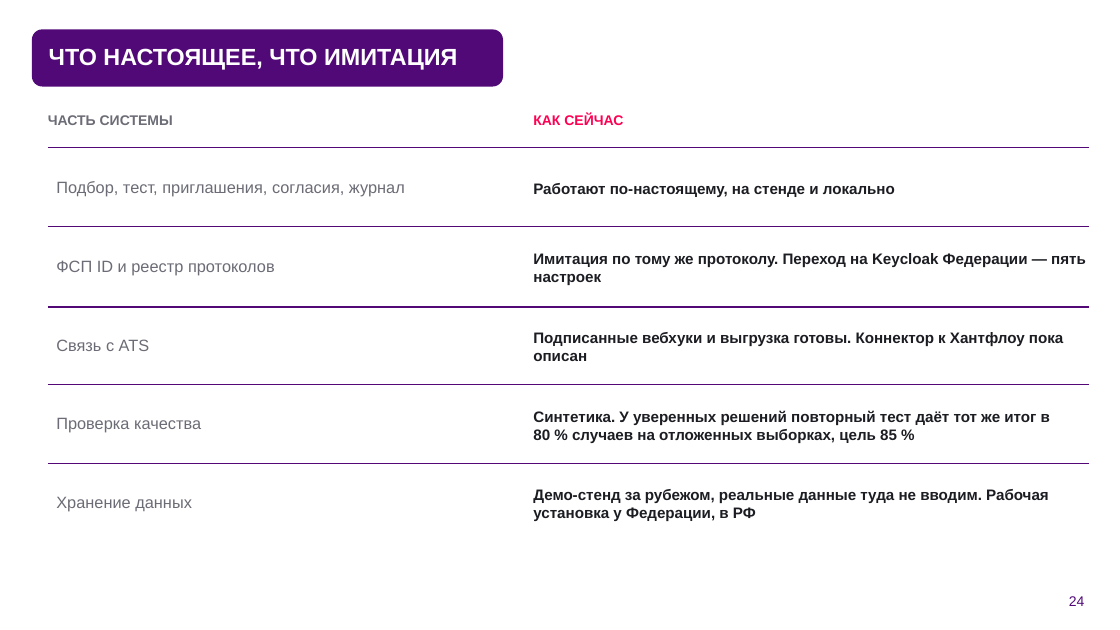
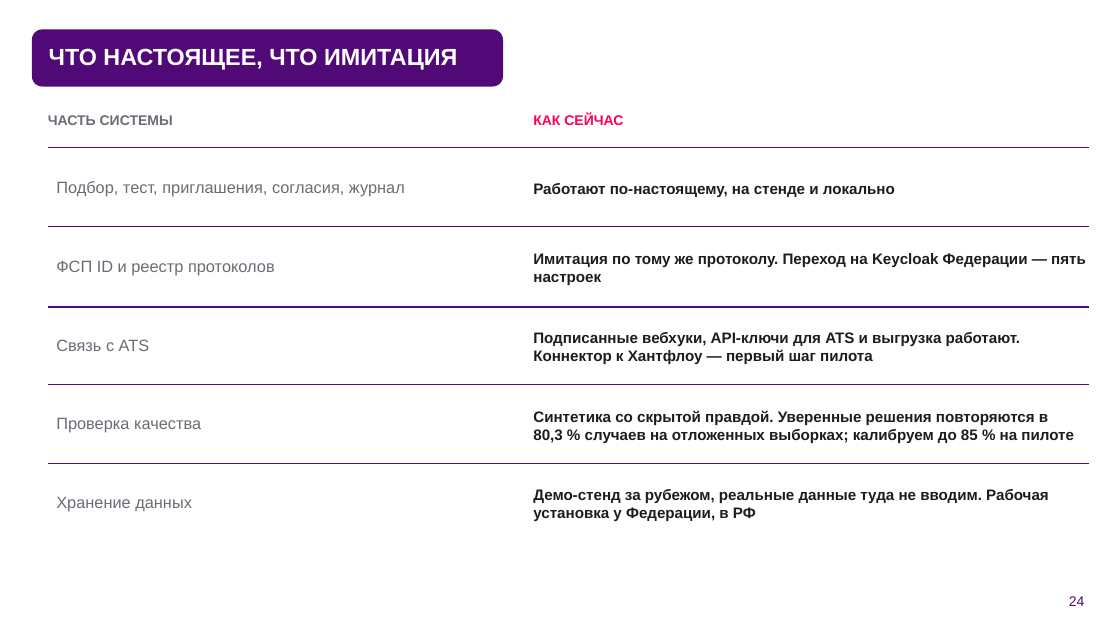
Before and after one commit to KonkovDV/fsp-talent, a slide deck: slide 24 of submission/03-presentation/FSP_Talent_presentation.pptx. Drawn at 1120x630 pixels with LibreOffice and Linux fonts; fonts in the diff are those of the drawing; background and template pictures are left out. Boxes give left, top, right and bottom in pixels: in the first picture for what was removed or moved away, otherwise in the second. Text is boxed around its words. In the diff, an @@ line names an element or a change of style, - is before the commit and + after.

```diff
--- a/submission/03-presentation/FSP_Talent_presentation.pptx
+++ b/submission/03-presentation/FSP_Talent_presentation.pptx
@@ text at [533, 332, 1021, 364]: text changed @@
-Подписанные вебхуки и выгрузка готовы. Коннектор к Хантфлоу пока описан
+Подписанные вебхуки, API-ключи для ATS и выгрузка работают. Коннектор к Хантфлоу — первый шаг пилота
@@ text at [533, 410, 1074, 443]: text changed @@
-Синтетика. У уверенных решений повторный тест даёт тот же итог в 80 % случаев на отложенных выборках, цель 85 %
+Синтетика со скрытой правдой. Уверенные решения повторяются в 80,3 % случаев на отложенных выборках; калибруем до 85 % на пилоте
```
Also in this commit, not shown: 14 other slides changed, 1 other file.
